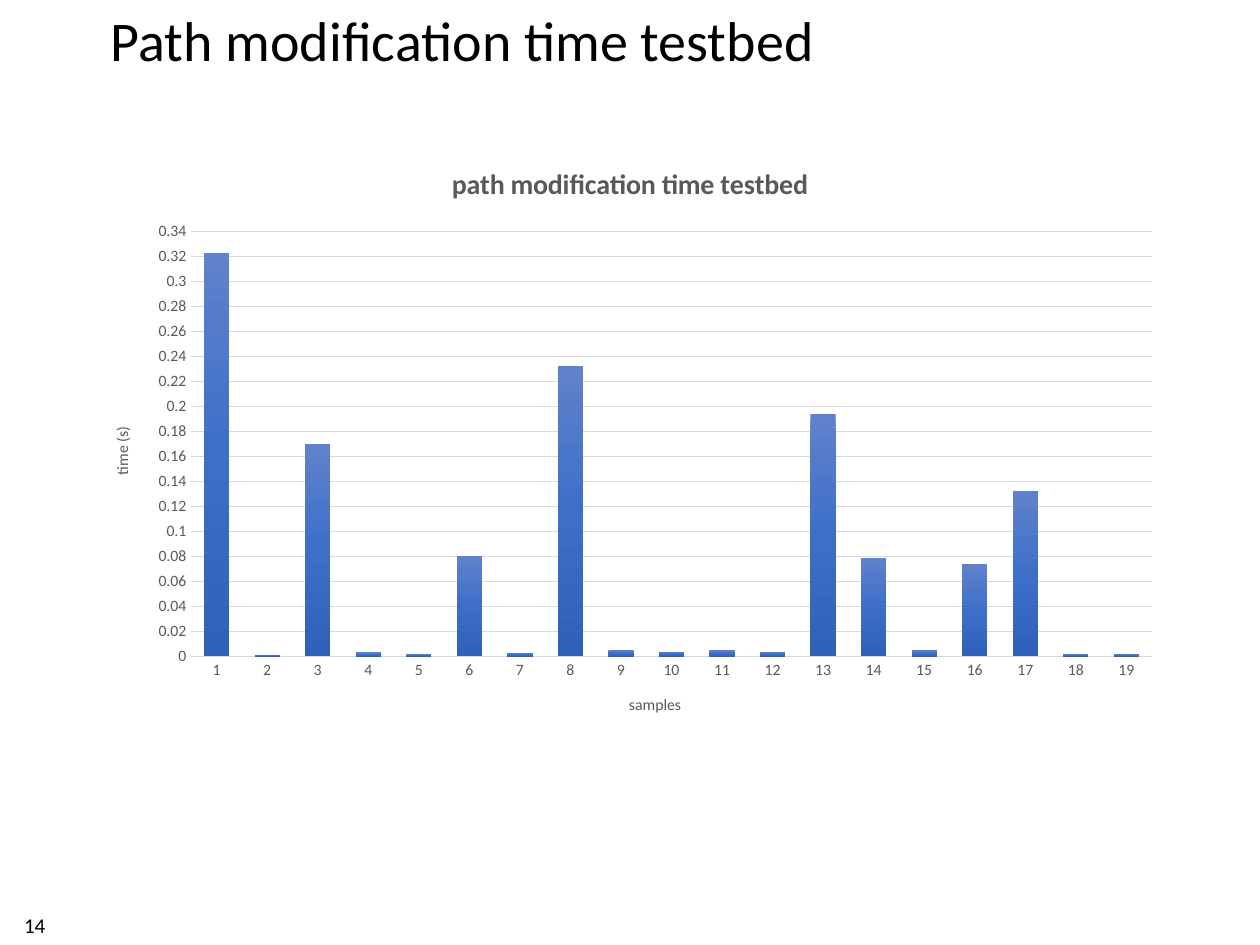
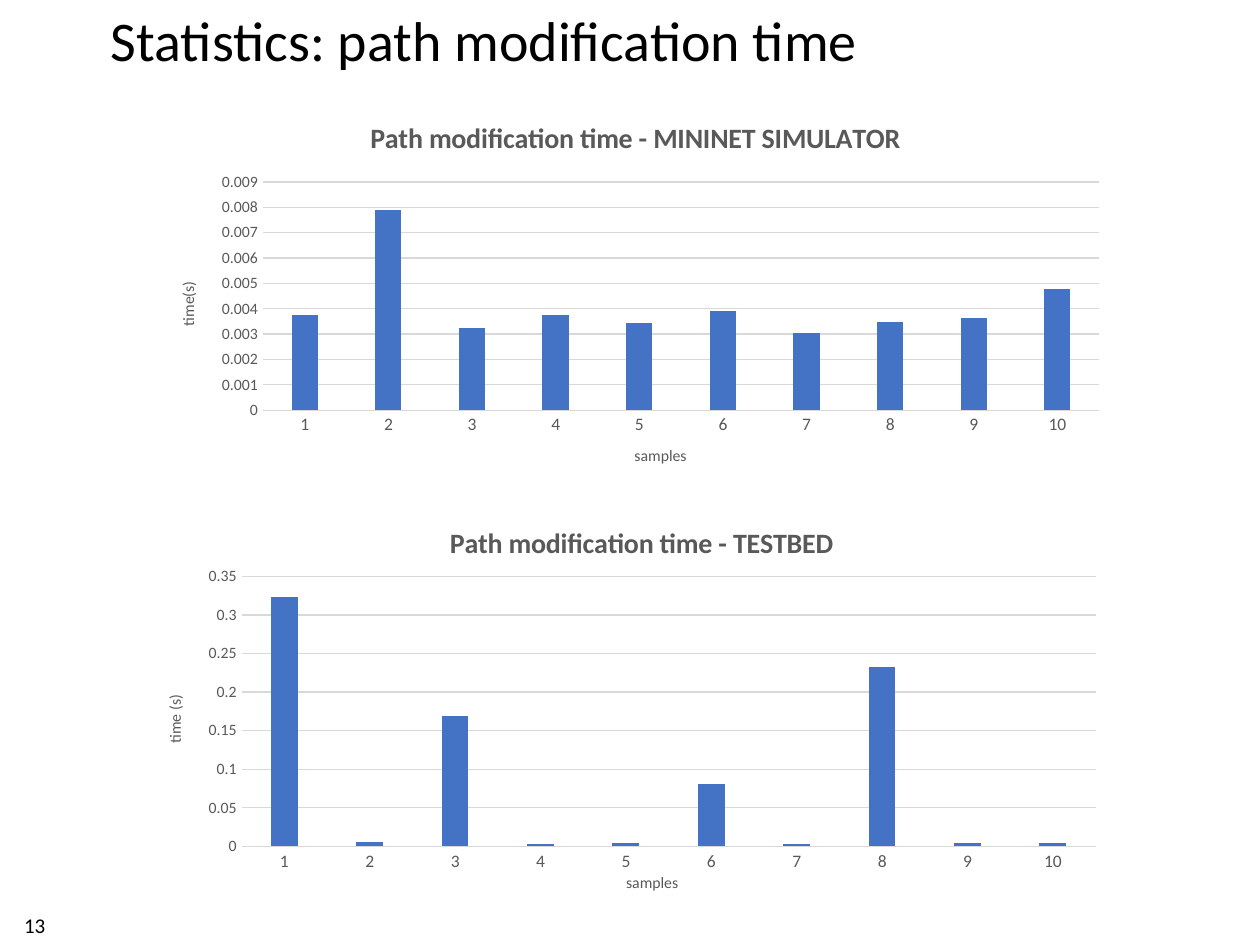
Before and after one commit to xdl907/switching-and-routing-project, a slide deck: slide 13 of template_project_exam__1_.pptx (slide 14 before the commit). Drawn at 1260x945 pixels with LibreOffice and Linux fonts; fonts in the diff are those of the drawing; background and template pictures are left out. Boxes give left, top, right and bottom in pixels: in the first picture for what was removed or moved away, otherwise in the second. Text is boxed around its words. In the diff, an @@ line names an element or a change of style, - is before the commit and + after.

```diff
--- a/template_project_exam__1_.pptx
+++ b/template_project_exam__1_.pptx
@@ title at (111, 22, 857, 70): text changed @@
-Path modification time testbed
+Statistics: path modification time
@@ column chart at (152, 100, 1119, 491) @@
@@ title "path modification time testbed " to "Path modification time - MININET SIMULATOR " @@
-categories: 1, 2, 3, 4, 5, 6, 7, 8, 9, 10, 11, 12, 13, 14, 15, 16, 17, 18, 19
+categories: 1, 2, 3, 4, 5, 6, 7, 8, 9, 10
-Series 1: 0.32, 0, 0.17, 0, 0, 0.08, 0, 0.23, 0, 0, 0, 0, 0.19, 0.08, 0, 0.07, 0.13, 0, 0
+Series 1: 0.0037, 0.0079, 0.0033, 0.0038, 0.0035, 0.0039, 0.003, 0.0035, 0.0036, 0.0048
@@ colour of Series 1 gradient #6183CB to #3E70CA to #3062BB to #4472C4 @@
@@ value axis title "time (s) " to "time(s) " @@
@@ category axis changed @@
@@ value axis changed @@
@@ bar spacing changed @@
@@ column chart: place and size @@
-column chart at (87, 141, 1173, 741)
+column chart at (152, 100, 1119, 491)
@@ column chart added at (159, 505, 1125, 897) @@
+title "Path modification time - TESTBED "
+categories: 1, 2, 3, 4, 5, 6, 7, 8, 9, 10
+Series 1: 0.32, 0.01, 0.17, 0, 0, 0.08, 0, 0.23, 0, 0
@@ page number at (24, 919, 45, 933): text changed @@
-14
+13
```
Also in this commit, not shown: 4 other slides changed, 2 slides removed.
